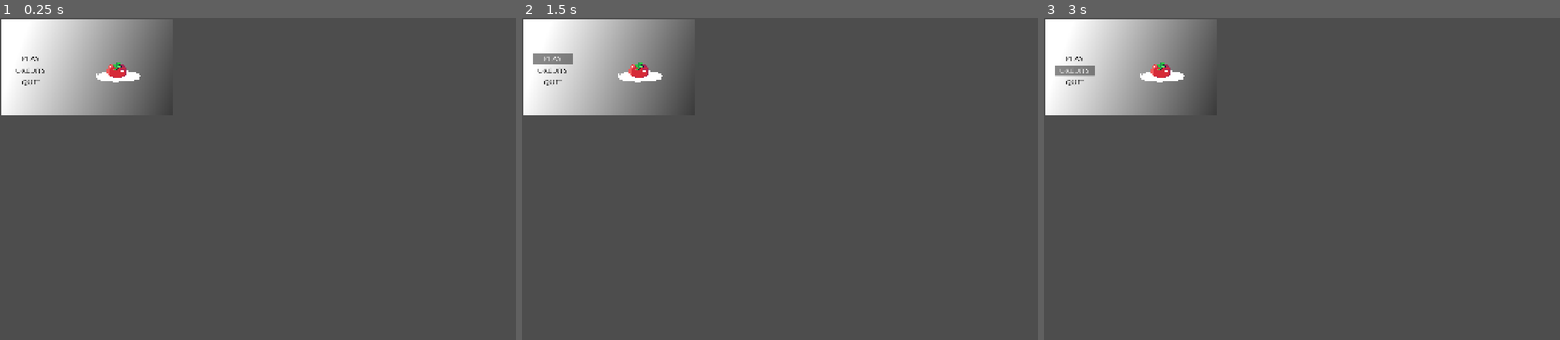
Above: before the commit, frames 1-3 (left to right).
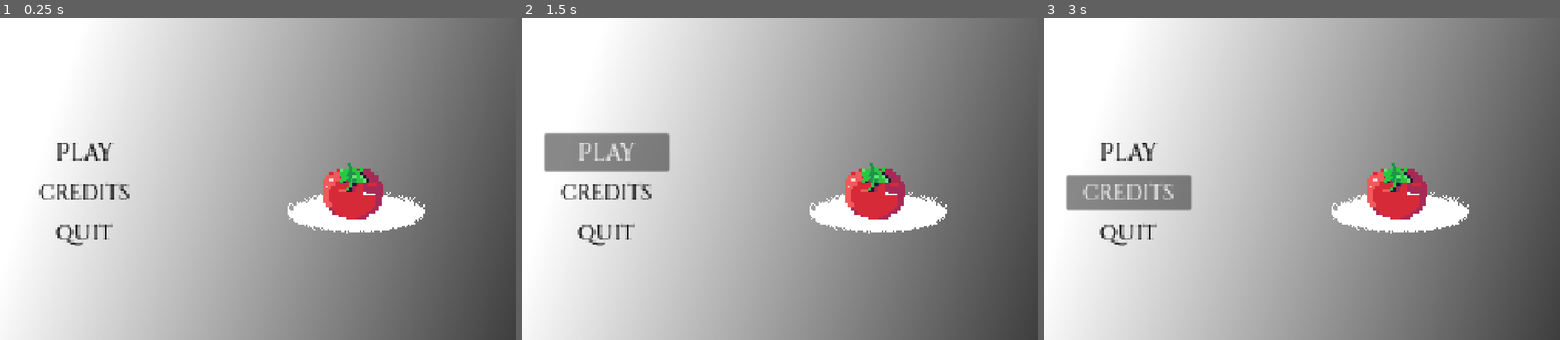
Above: after the commit, the same moments.

Repository: shaurm8/pomidorki
Game: Godot game, scene res://background/main_menu.tscn
Same seed, same stepped clock (60 frames per second), same inputs: the game is played once before the commit and once after it. The project has no main scene, so this scene is started directly.
Inputs:
- Up to frame 1 (0.25 s): no input
- Up to frame 2 (1.5 s): click "play" at 0.5 s; click "play" at 1.25 s
- Up to frame 3 (3 s): click "play" at 2 s; click "credits" at 2.75 s

The runs differ from the first frame. In frame 1, 86% of the frame differs, in the area x 0-99%, y 0-100%; in frame 2, 87%; in frame 3, 87%.

Commit message:
Update main_menu.tscn

Diff:
--- a/background/main_menu.tscn
+++ b/background/main_menu.tscn
@@ -48,3 +48,7 @@
 theme_override_font_sizes/font_size = 29
 theme_override_styles/normal = SubResource("StyleBoxEmpty_4evlj")
 text = "quit"
+
+[node name="Camera2D" type="Camera2D" parent="." unique_id=78198916]
+position = Vector2(322, 181)
+zoom = Vector2(3.1, 3.4)
